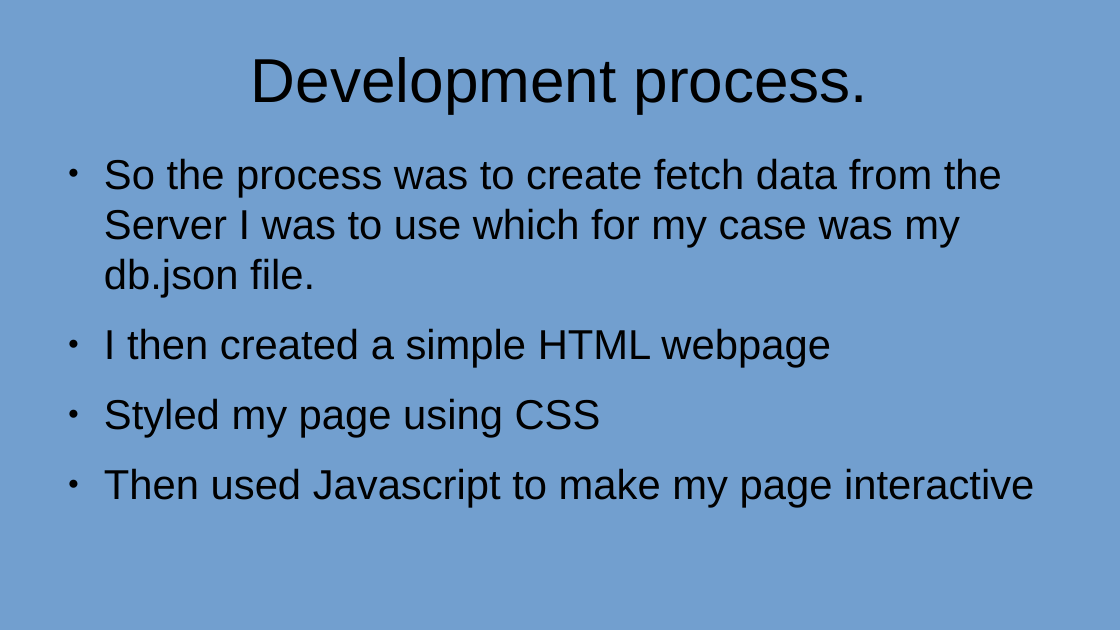
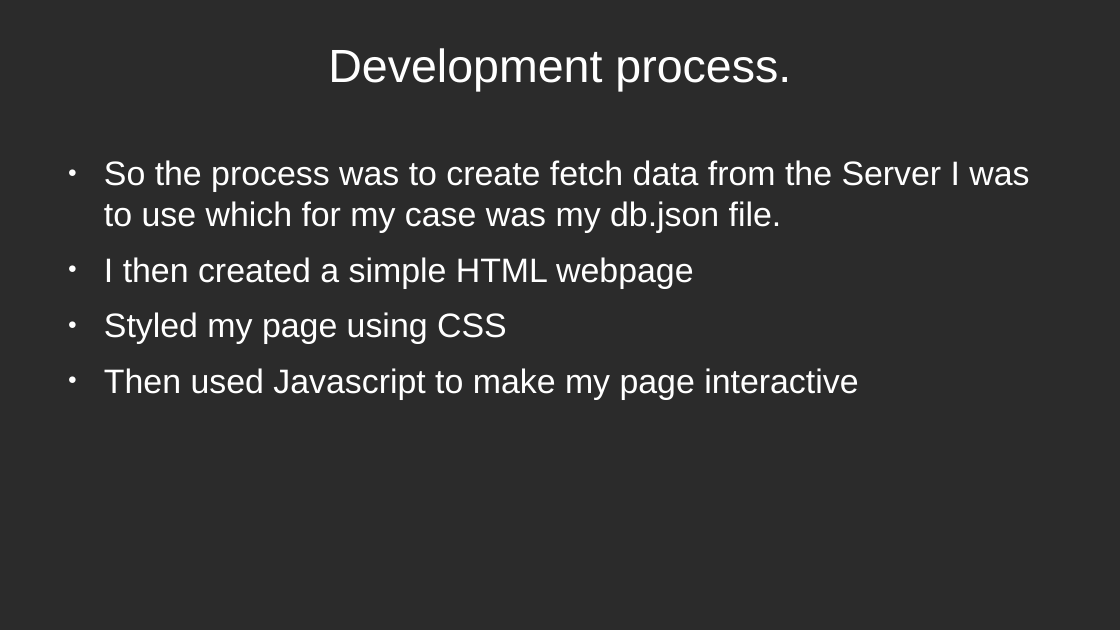
Before and after one commit to Rahy-Sam/project-phase-1, a slide deck: slide 4 of presentation.odp. Drawn at 1120x630 pixels with LibreOffice and Linux fonts; fonts in the diff are those of the drawing; background and template pictures are left out; a plain dark background stands for a picture behind light text. Boxes give left, top, right and bottom in pixels: in the first picture for what was removed or moved away, otherwise in the second. Text is boxed around its words. In the diff, an @@ line names an element or a change of style, - is before the commit and + after.

```diff
--- a/presentation.odp
+++ b/presentation.odp
@@ background #729FCF to picture (left out) @@
@@ title "Development process.": place and size @@
-title "Development process." at <box>251,57,869,113</box>
+title "Development process." at <box>328,48,791,91</box>
@@ title "Development process." at <box>328,48,791,91</box>: size 44 to 33 pt, text colour #000000 to #FFFFFF @@
@@ text "So the process was to ..." at <box>104,160,1029,400</box>: size 29.6 to 24 pt, text colour #000000 to #FFFFFF; less space between paragraphs; bullet colour #000000 to #FFFFFF @@
```
Also in this commit, not shown: 7 other slides changed, 2 other files.
